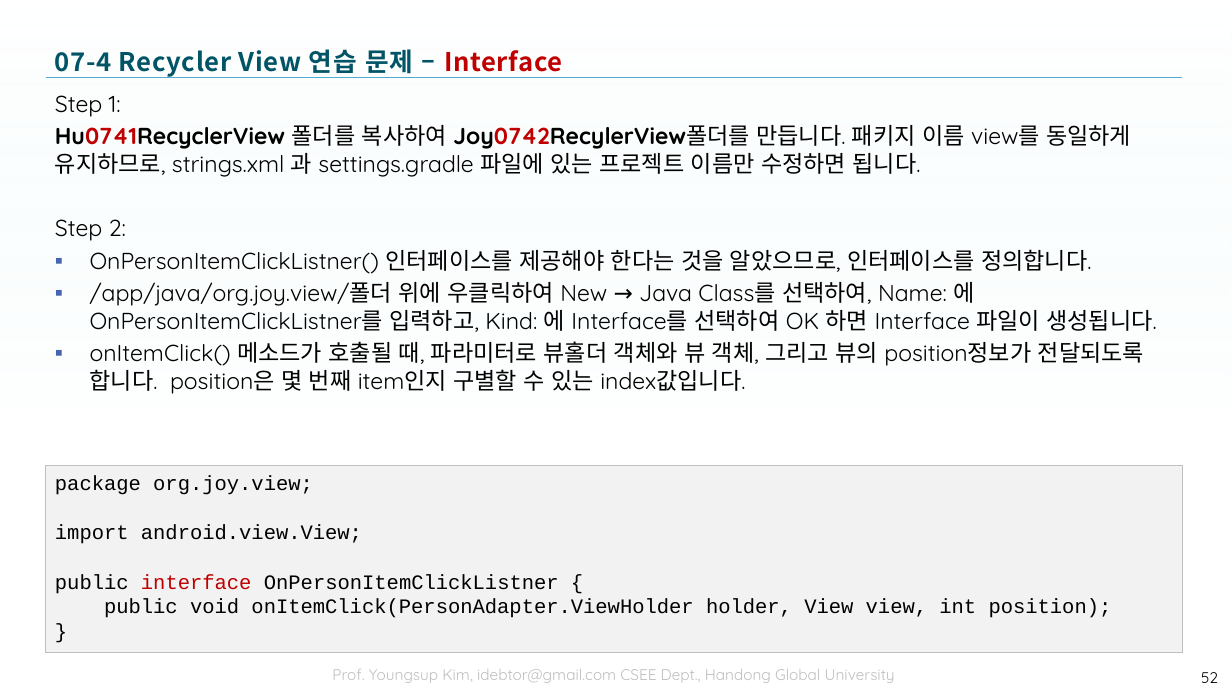
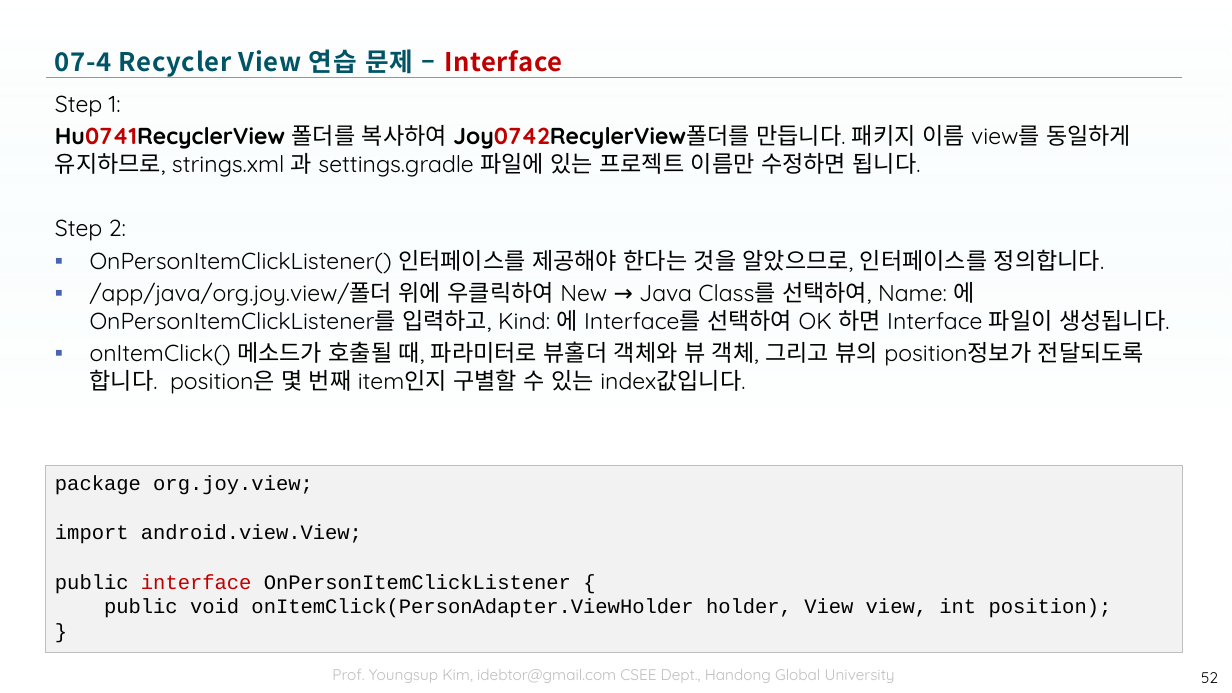
Before and after one commit to tae7841/HuStarAS, a slide deck: slide 52 of ppts/07Widget.pptx. Drawn at 1232x693 pixels with LibreOffice and Linux fonts; fonts in the diff are those of the drawing; background and template pictures are left out. Boxes give left, top, right and bottom in pixels: in the first picture for what was removed or moved away, otherwise in the second. Text is boxed around its words. In the diff, an @@ line names an element or a change of style, - is before the commit and + after.

```diff
--- a/ppts/07Widget.pptx
+++ b/ppts/07Widget.pptx
@@ text at (90,249,1169,332): text changed @@
-▪ OnPersonItemClickListner() 인터페이스를 제공해야 한다는 것을 알았으므로, 인터페이스를 정의합니다.
-▪ /app/java/org.joy.view/폴더 위에 우클릭하여 New → Java Class를 선택하여, Name: 에 OnPersonItemClickListner를 입력하고, Kind: 에 Interface를 선택하여 OK 하면 Interface 파일이 생성됩니다.
+▪ OnPersonItemClickListener() 인터페이스를 제공해야 한다는 것을 알았으므로, 인터페이스를 정의합니다.
+▪ /app/java/org.joy.view/폴더 위에 우클릭하여 New → Java Class를 선택하여, Name: 에 OnPersonItemClickListener를 입력하고, Kind: 에 Interface를 선택하여 OK 하면 Interface 파일이 생성됩니다.
@@ text in rectangle at (55,574,571,594): text changed @@
-public interface OnPersonItemClickListner {
+public interface OnPersonItemClickListener {
```
Also in this commit, not shown: 6 other slides changed, 8 slides added.
